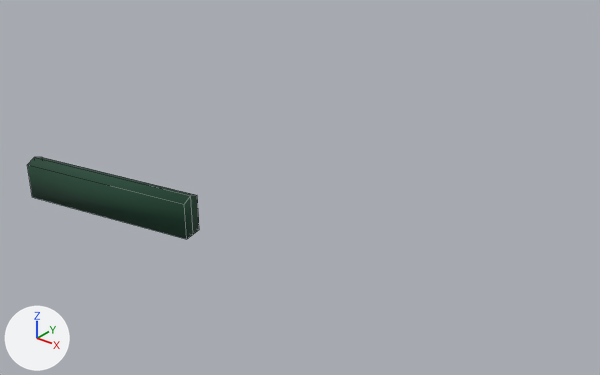
Renders of the FBX model BrackeysGameJam/Assets/_Main/Models/Walls/Ring4W4.fbx from each side of a commit.
Rendered twice from a 50 mm camera at (125.6, -31.7, 37.7) aimed at (79.1, 26.4, 1.6). The lights are fixed; the arrows at lower left show +X, +Y and +Z. Mesh edges are drawn as thin lines. Where no turn or scale is listed for an object, it has been applied to the vertices.

The first picture shows 'Ring4W4'.
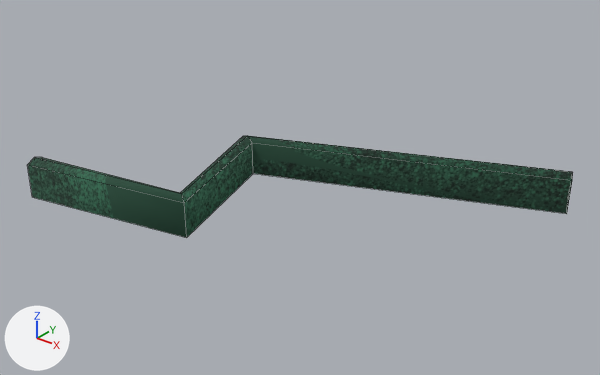
What changed in the scene script:
```text
Change me_circle_041:
    used by ob_ring4w4; location = (0.0, 0.0, 0.0)
    remove me_circle_041.from_pydata(...)  # 12 vertices, 10 faces; spans x 56.9..75.7, y 10.3..16.0, z 0.0..4.0
    add me_circle_041.from_pydata(...)  # 23 vertices, 16 faces; spans x 56.9..101.0, y 10.3..42.6, z 0.0..4.0
    me_circle_041 part 1
    3 vertices are removed from x 75.3..75.7, y 14.0..16.0, z 0.0..3.6
    8 faces are deleted
    3 vertices move from x 75.3..75.7, y 14.0..16.0, z 0.0..4.0 to x 73.7..75.5, y 14.2..15.4, z 0.0..4.0
    8 vertices are added at x 68.9..101.0, y 28.6..42.6, z 0.0..4.0
    6 new vertices lie (0.0, 0.0, 3.6) away from vertices in x 68.9..101.0, y 14.0..42.6, z 0.0
    14 new faces join them
```

Where the change shows, as pixel boxes [x1, y1, x2, y2] in the pictures (600 x 375 px):
'Ring4W4', reshaped (216% wider, 24% taller): before [27, 157, 199, 239]; after [27, 136, 573, 238]
